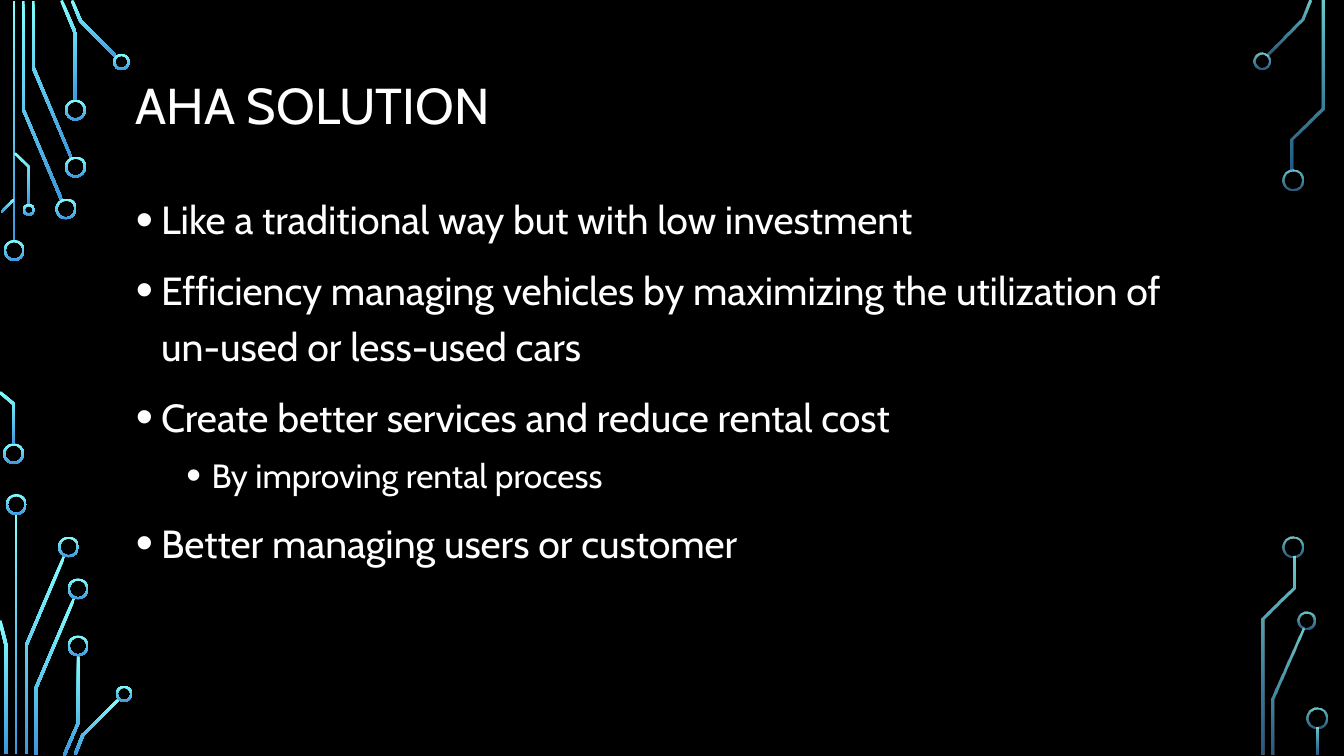
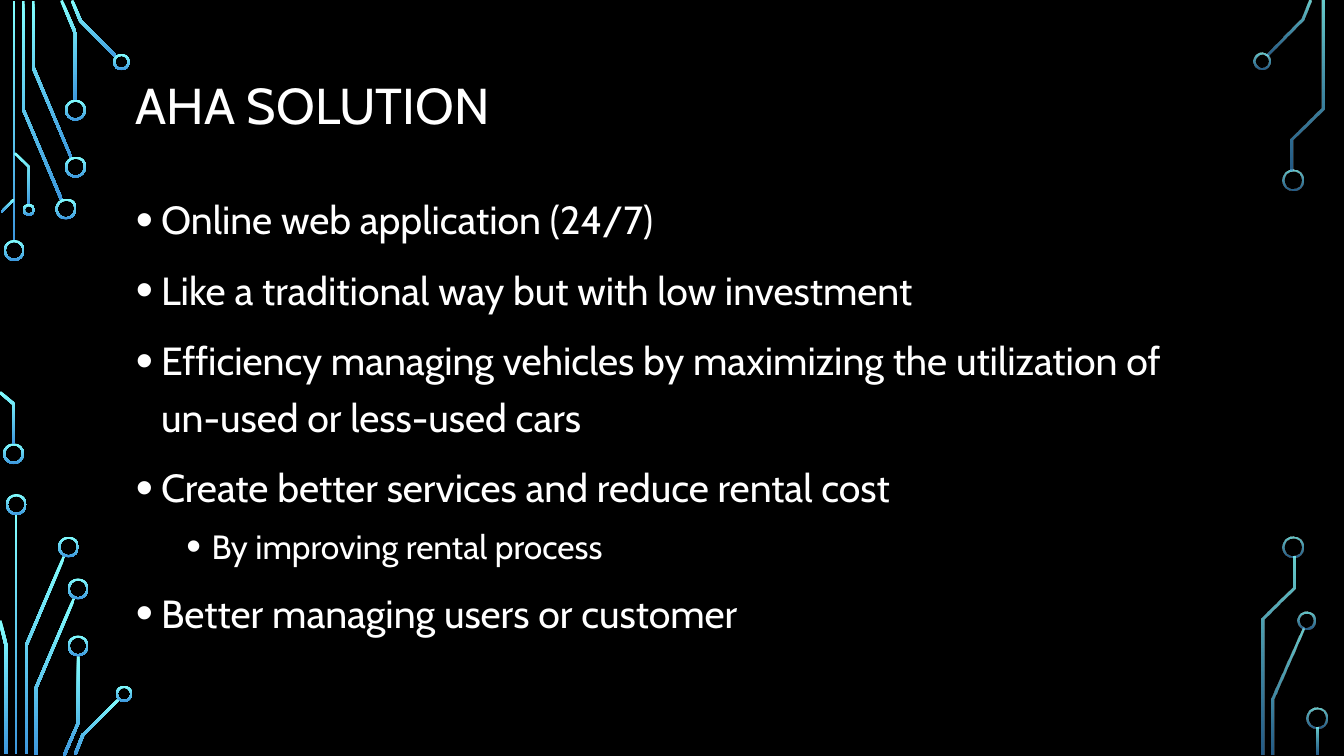
Before and after one commit to leonardo1227/CS425-SWE-Project, a slide deck: slide 4 of Aha-presentation.pptx. Drawn at 1344x756 pixels with LibreOffice and Linux fonts; fonts in the diff are those of the drawing; background and template pictures are left out. Boxes give left, top, right and bottom in pixels: in the first picture for what was removed or moved away, otherwise in the second. Text is boxed around its words. In the diff, an @@ line names an element or a change of style, - is before the commit and + after.

Commit message:
add online (24/7)

```diff
--- a/Aha-presentation.pptx
+++ b/Aha-presentation.pptx
@@ text at [161, 204, 653, 244]: paragraph added @@
+• Online web application (24/7)
```
